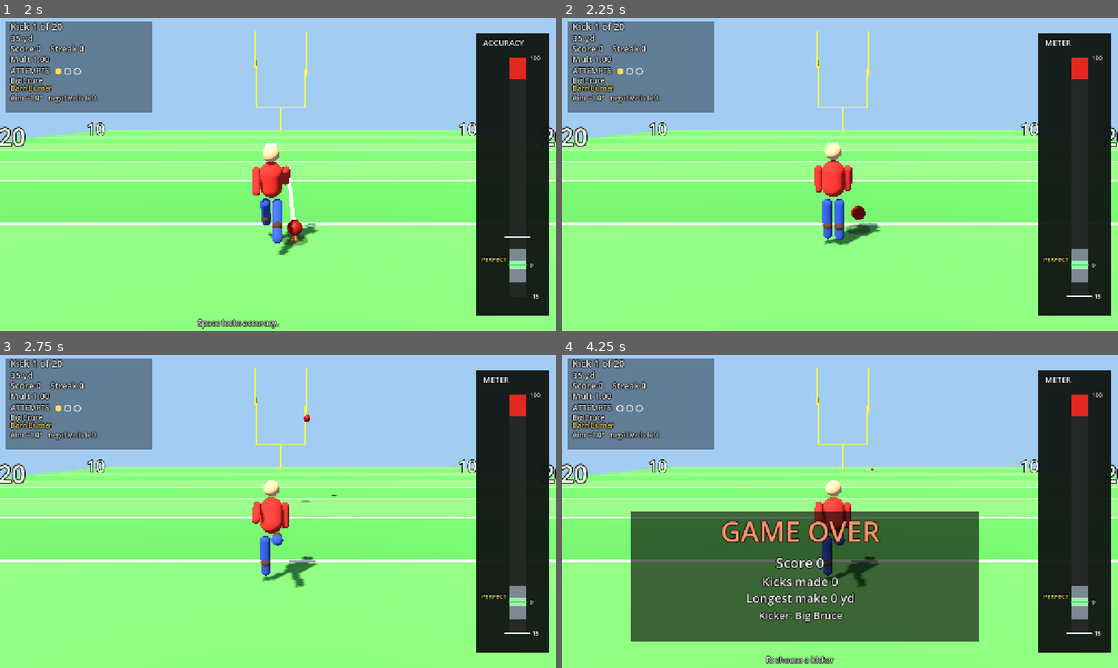
Above: before the commit, frames 1-4 (two rows, left to right).
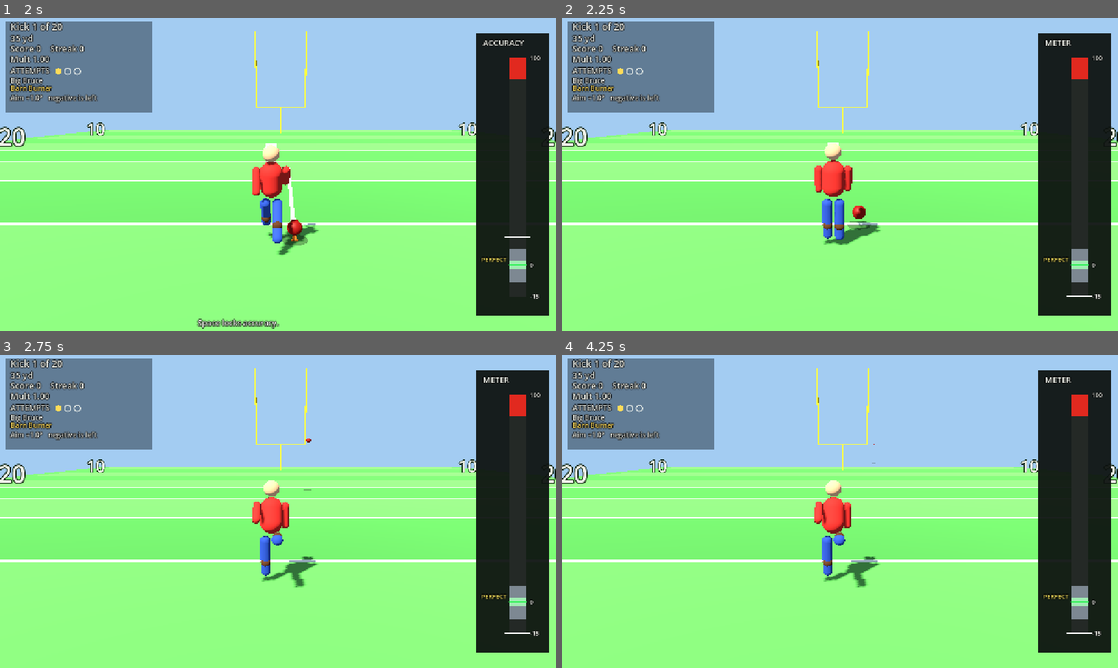
Above: after the commit, the same moments.

Repository: jmerchslop/field-goal-roguelike
Game: Godot game, scene res://scenes/main.tscn
Two runs of this game, one before a commit and one after it. Both use one fixed random seed, a clock stepped at 60 frames per second and the inputs below.
Inputs (mouse positions are in pixels of both pictures, inside the frame that each line leads up to):
- Up to frame 1 (2 s): tap Enter at 0.5 s; move the mouse to (250, 237) at 0.52 s; hold Right from 0.53 s (still down); tap 1 at 0.6 s; click (250, 237) at 0.67 s; tap Space at 0.77, 1.52 s; move the mouse to (444, 221) at 1.27 s; tap 2 at 1.35 s
- Up to frame 2 (2.25 s): move the mouse to (673, 127) at 2.02 s; release Right at 2.03 s; hold Left from 2.03 s (still down); tap R at 2.1 s
- Up to frame 3 (2.75 s): keep holding Left
- Up to frame 4 (4.25 s): move the mouse to (867, 511) at 2.77 s; tap M at 2.85 s; click (867, 511) at 2.92 s; tap Space at 3.02, 3.5, 3.77 s; move the mouse to (756, 433) at 3.52 s; release Left at 3.53 s; hold S from 3.53 s (still down); tap 3 at 3.6 s

Frame 1 is identical in both runs. In frame 2, 0.2% of the frame differs, in the area x 51-56%, y 60-70%; in frame 3, less than 0.1%; in frame 4, 26%, in the area x 9-75%, y 16-99%.

Commit message:
Make locked power set how far the ball flies.
The ball travels this kick's max range, and a make is scored only where that path crosses the uprights. A short kick stops and drops short of the posts.

Co-authored-by: jmerchslop <jmerchslop@users.noreply.github.com>

Diff:
--- a/scripts/KickLogic.gd
+++ b/scripts/KickLogic.gd
@@ -114,7 +114,13 @@
 
 
 func detail_line() -> String:
-	return format_detail(power, accuracy_error, final_angle_degrees)
+	# Shown after the kick so the range math can be checked against the flight.
+	return "P = %s, max range = %s yd, kick = %s yd, result = %s" % [
+		format_number(power),
+		format_number(max_range),
+		format_number(kick_distance),
+		result_text,
+	]
 
 
 # --- Pure math. The meter and the tests both call these. ----------------------
@@ -263,13 +269,17 @@
 	perfect = absf(accuracy_error) <= stats.perfect_band
 	var hook := 0.0 if perfect else -accuracy_error * KickConstants.ACCURACY_DEG_PER_ERROR
 	final_angle_degrees = aim_degrees + hook
+	# This kick's locked power. Not a leftover, and not the kick distance.
 	max_range = stats.range_base + stats.range_per_power * power + stats.range_bonus
-	reached_uprights = max_range >= kick_distance
-	# A short kick stops where it lands. Do not pretend it reached the posts.
-	var flown := kick_distance if reached_uprights else max_range
-	offset_yards = offset_yards_at_uprights(flown, final_angle_degrees, start_lateral_yards)
-	travel_yards = flown
-	flight_duration = flight_time_seconds(kick_distance)
+	travel_yards = max_range
+	flight_duration = flight_time_seconds(travel_yards)
+	reached_uprights = travel_yards >= kick_distance
+	# The drawn path is this same line. A short ball stops at max range.
+	# A long ball is scored where that line crosses the uprights, then it keeps going.
+	if reached_uprights:
+		offset_yards = offset_yards_at_uprights(kick_distance, final_angle_degrees, start_lateral_yards)
+	else:
+		offset_yards = offset_yards_at_uprights(travel_yards, final_angle_degrees, start_lateral_yards)
 	var judged := judge(max_range, kick_distance, offset_yards if reached_uprights else 0.0, stats.ball_type)
 	result_text = str(judged["text"])
 	bank_shot = bool(judged["bank"])
--- a/scripts/ScreenshotDriver.gd
+++ b/scripts/ScreenshotDriver.gd
@@ -102,7 +102,45 @@
 	if not await _capture("miss_same_kick.png"):
 		get_tree().quit(1)
 		return
+	board.highlight = 1
+	board.confirm_kicker()
+	board.run.attempts = 2
+	_finish_centered_power(20.0)
+	board.run.resolve_kick(board.logic.result_text, board.logic.offset_yards, board.logic.perfect)
+	if not await _capture("power_20_short.png"):
+		get_tree().quit(1)
+		return
+	board.restart_run()
+	_finish_centered_power(50.0)
+	board.run.resolve_kick(board.logic.result_text, board.logic.offset_yards, board.logic.perfect)
+	if not await _capture("power_50_good.png"):
+		get_tree().quit(1)
+		return
+	board.restart_run()
+	_lock_full_power_straight()
+	# In the air, past the posts and past where a P=50 kick lands.
+	var flight: float = board.logic.flight_duration
+	board.logic.advance(flight * (58.0 / board.logic.travel_yards))
+	if not await _capture("power_100_long.png"):
+		get_tree().quit(1)
+		return
 	get_tree().quit()
+
+
+func _lock_full_power_straight() -> void:
+	var stats: KickerStats = board.logic.stats
+	for seed_value in 40:
+		board.load_current_kick()
+		board.logic.set_seed(seed_value)
+		board.logic.press_space()
+		# Stay under 100 so the rise does not lock itself before the accuracy press.
+		board.logic.advance(99.0 / stats.power_speed)
+		board.logic.press_space()
+		if board.logic.phase == KickLogic.Phase.ACCURACY:
+			board.logic.advance(board.logic.power / stats.accuracy_speed)
+			board.logic.press_space()
+		if board.logic.result_text == "GOOD" and absf(board.logic.offset_yards) < 1.5:
+			return
 
 
 func _finish_centered_power(power_value: float) -> void:
--- a/scripts/main.gd
+++ b/scripts/main.gd
@@ -393,12 +393,15 @@
 		height = sin(bounce * PI) * 1.6
 		forward = logic.kick_distance
 	elif logic.result_text == "DOINK" and (logic.phase == KickLogic.Phase.FLIGHT or logic.phase == KickLogic.Phase.RESULT):
-		var span := maxf(logic.travel_yards, 0.001)
-		var along := clampf((forward - span * 0.84) / (span * 0.16), 0.0, 1.0)
-		forward -= along * 4.5
-		var side := -1.0 if logic.offset_yards < 0.0 else 1.0
-		lateral += side * along * 2.2
-		height = logic.ball_height * ARC_YARDS * (1.0 - along) + sin(along * PI) * 2.4
+		# The hop is off the post, even when the ball still had range past it.
+		var posts := logic.kick_distance
+		var start_bounce := posts - 4.0
+		if forward >= start_bounce:
+			var along := clampf((minf(forward, posts) - start_bounce) / 4.0, 0.0, 1.0)
+			forward = minf(forward, posts) - along * 4.5
+			var side := -1.0 if logic.offset_yards < 0.0 else 1.0
+			lateral += side * along * 2.2
+			height = logic.ball_height * ARC_YARDS * (1.0 - along) + sin(along * PI) * 2.4
 	var y := BALL_RADIUS + height
 	if forward < 0.05 and logic.phase != KickLogic.Phase.RESULT:
 		y = 0.16 + BALL_RADIUS
--- a/tests/run_tests.gd
+++ b/tests/run_tests.gd
@@ -35,6 +35,7 @@
 	_check_run()
 	_check_upgrades()
 	_check_kickers_and_fixes()
+	_check_power_flight()
 
 
 func check(ok: bool, label: String) -> void:
@@ -274,20 +275,25 @@
 
 func _check_flight_and_reset() -> void:
 	var kick := _kick_power_accuracy(40.0, 0.0)
-	check(near(kick.flight_duration, 1.9), "flight time for 35 yd is 1.9s, got %s" % kick.flight_duration)
+	var expected_range := KickLogic.range_yards(40.0)
+	check(near(kick.travel_yards, expected_range), "P=40 flies its max range %s, got %s" % [expected_range, kick.travel_yards])
+	check(near(kick.flight_duration, KickLogic.flight_time_seconds(expected_range)), "flight time follows the yards flown, got %s" % kick.flight_duration)
 	check(kick.result_text == "GOOD", "centered P=40 is GOOD")
 	kick.advance(kick.flight_duration * 0.5)
 	check(near(kick.ball_height, 1.0), "mid-flight height is 1, got %s" % kick.ball_height)
-	check(near(kick.ball_forward_yards, 17.5), "mid-flight is halfway to the posts, got %s" % kick.ball_forward_yards)
+	check(near(kick.ball_forward_yards, expected_range * 0.5), "mid-flight is halfway along the flight, got %s" % kick.ball_forward_yards)
 	check(near(kick.ball_lateral_yards, 0.0), "a straight kick stays centered")
+	var to_posts := kick.flight_duration * (kick.kick_distance / kick.travel_yards)
+	kick.advance(to_posts - kick.flight_duration * 0.5)
+	check(near(kick.ball_forward_yards, 35.0, 0.02), "the ball reaches the uprights before the flight ends, got %s" % kick.ball_forward_yards)
 	kick.advance(kick.flight_duration)
 	check(kick.phase == KickLogic.Phase.RESULT, "the flight ends on the result")
 	check(near(kick.ball_height, 0.0, 0.001), "the ball is back on the ground at the end")
-	check(near(kick.ball_forward_yards, 35.0), "the ball reached the uprights' line")
+	check(near(kick.ball_forward_yards, expected_range), "the ball finishes at max range, past the posts")
 	var full := KickLogic.range_yards(100.0)
 	check(absf(full - 83.0) < 0.001, "full power range is about 83 yd, got %s" % full)
 	var short_kick := _kick_power_accuracy(20.0, 0.0)
-	check(near(short_kick.flight_duration, KickLogic.flight_time_seconds(35.0)), "flight time uses the kick distance even when the ball is short")
+	check(near(short_kick.flight_duration, KickLogic.flight_time_seconds(short_kick.max_range)), "a short kick's flight time uses the yards it actually flies")
 	short_kick.advance(short_kick.flight_duration)
 	check(near(short_kick.ball_forward_yards, short_kick.max_range), "a short ball drops at max range %s" % short_kick.ball_forward_yards)
 	check(short_kick.ball_forward_yards < short_kick.kick_distance, "a short ball does not reach the posts")
@@ -789,3 +795,66 @@
 	retry.resolve_kick("GOOD", 0.0, false)
 	check(retry.attempt_note == "" and retry.attempts == 2 and retry.kick_number == 4, "check 9 the retry make does not award +1 ATTEMPT")
 	check(retry.go_to_next_kick() and retry.kick_number == 5, "check 9 the next kick is 5, not 6")
+
+
+func _check_power_flight() -> void:
+	var walk := KickerStats.new()
+	Kickers.apply_to(walk, Kickers.WALK_ON)
+	check(near(walk.range_per_power, 0.67) and walk.range_bonus == 0.0, "Walk-On kick 1 has no range bonus")
+	var low := KickLogic.new()
+	low.stats = walk
+	_lock_power_at(low, 20.0)
+	check(near(low.power, 20.0) and near(low.max_range, 29.4), "check 1 P=20 max range is 29.4, got %s" % low.max_range)
+	check(near(low.travel_yards, 29.4), "check 1 the ball travels 29.4 yards, not a fixed length")
+	check(low.result_text == "SHORT" and low.perfect and not low.reached_uprights, "check 1 and 4 a dead-center low kick is SHORT, never GOOD")
+	check(near(low.flight_duration, KickLogic.flight_time_seconds(29.4)), "check 1 flight time uses the yards this ball flies")
+	low.advance(low.flight_duration)
+	check(near(low.ball_forward_yards, 29.4) and low.ball_forward_yards < 35.0, "check 1 the ball stops several yards short of the posts")
+	check(low.detail_line() == "P = 20, max range = 29.4 yd, kick = 35 yd, result = SHORT", "check 1 numbers read '%s'" % low.detail_line())
+	var mid := KickLogic.new()
+	mid.stats = walk
+	_lock_power_at(mid, 50.0)
+	check(near(mid.max_range, 49.5) and near(mid.travel_yards, 49.5), "check 2 P=50 flies 49.5 yards, got %s" % mid.travel_yards)
+	check(mid.result_text == "GOOD" and mid.reached_uprights, "check 2 centered P=50 is GOOD")
+	var at_posts := mid.flight_duration * (35.0 / mid.travel_yards)
+	mid.advance(at_posts)
+	check(near(mid.ball_forward_yards, 35.0, 0.02), "check 2 the moving ball reaches the uprights, got %s" % mid.ball_forward_yards)
+	check(near(mid.ball_lateral_yards, mid.offset_yards, 0.02), "the result offset is the ball's sideways spot at the posts")
+	mid.advance(mid.flight_duration)
+	check(near(mid.ball_forward_yards, 49.5), "check 2 the ball finishes past the posts, at max range")
+	check(mid.ball_forward_yards > low.ball_forward_yards, "check 2 P=50 travels farther than P=20")
+	check(mid.detail_line() == "P = 50, max range = 49.5 yd, kick = 35 yd, result = GOOD", "check 2 numbers read '%s'" % mid.detail_line())
+	var full := KickLogic.new()
+	full.stats = walk
+	full.set_seed(1)
+	_lock_power_at(full, 100.0)
+	check(near(full.max_range, 83.0) and near(full.travel_yards, 83.0), "check 3 P=100 flies 83 yards, got %s" % full.travel_yards)
+	check(full.travel_yards > mid.travel_yards, "check 3 full power travels farther than P=50")
+	check(full.flight_duration > mid.flight_duration, "a longer kick takes longer")
+	full.advance(full.flight_duration * 0.7)
+	var mid_same := KickLogic.new()
+	mid_same.stats = walk
+	_lock_power_at(mid_same, 50.0)
+	mid_same.advance(mid_same.flight_duration * 0.7)
+	check(full.ball_forward_yards > mid_same.ball_forward_yards + 15.0, "check 3 at the same point in the flight, P=100 is well past P=50")
+	var run := RunLogic.new()
+	run.start_with_kicker(Kickers.WALK_ON)
+	run.attempts = 2
+	var earlier := KickLogic.new()
+	earlier.stats = run.stats
+	earlier.kick_distance = run.distance_yards()
+	_lock_power_at(earlier, 100.0)
+	check(near(earlier.travel_yards, 83.0), "the previous lock flew 83 yards")
+	_lock_power_at(earlier, 20.0)
+	check(earlier.result_text == "SHORT" and near(earlier.travel_yards, 29.4), "the new lock throws away the old range")
+	run.resolve_kick(earlier.result_text, earlier.offset_yards, earlier.perfect)
+	check(run.kick_number == 1 and near(run.distance_yards(), 35.0) and run.attempts == 1 and run.phase == RunLogic.Phase.PLAYING, "check 5 a short miss with an attempt left stays on kick 1")
+	check(run.begin_retry() and not run.is_first_ball, "check 5 the retry is still kick 1")
+	var again := KickLogic.new()
+	again.stats = run.stats
+	again.kick_distance = run.distance_yards()
+	_lock_power_at(again, 20.0)
+	check(run.kick_number == 1 and near(again.kick_distance, 35.0), "check 5 the retry is still 35 yards")
+	check(near(again.max_range, 29.4) and near(again.travel_yards, 29.4) and again.result_text == "SHORT", "check 5 the retry flies on the new P, not the earlier 83")
+	again.advance(again.flight_duration)
+	check(near(again.ball_forward_yards, 29.4), "check 5 the retry ball stops at 29.4 yards")
